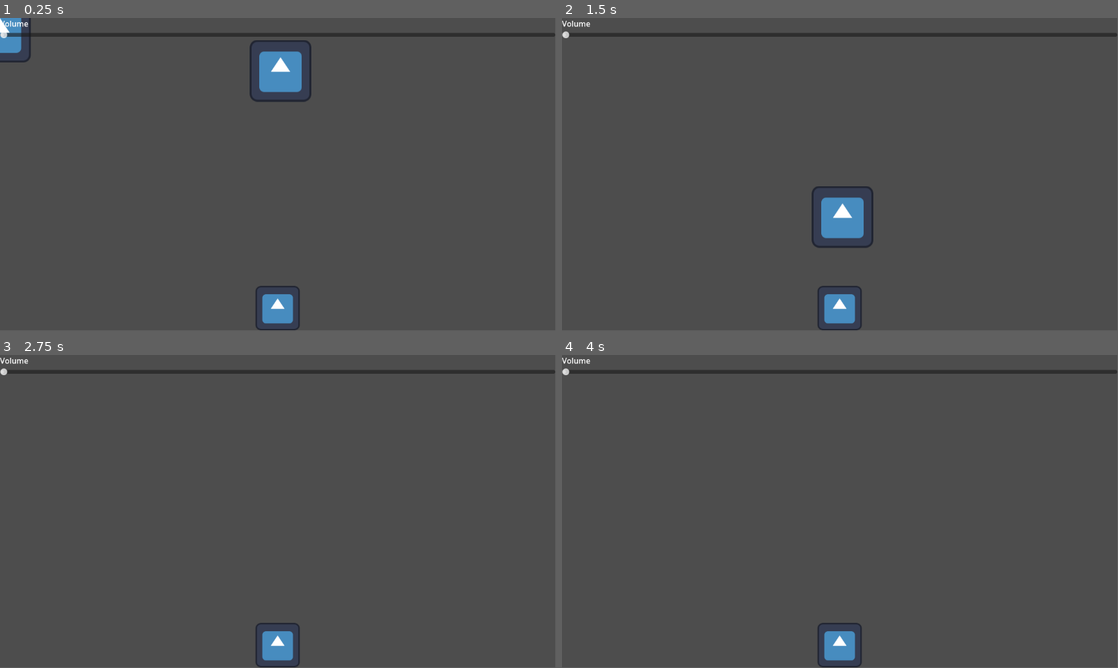
Above: before the commit, frames 1-4 (two rows, left to right).
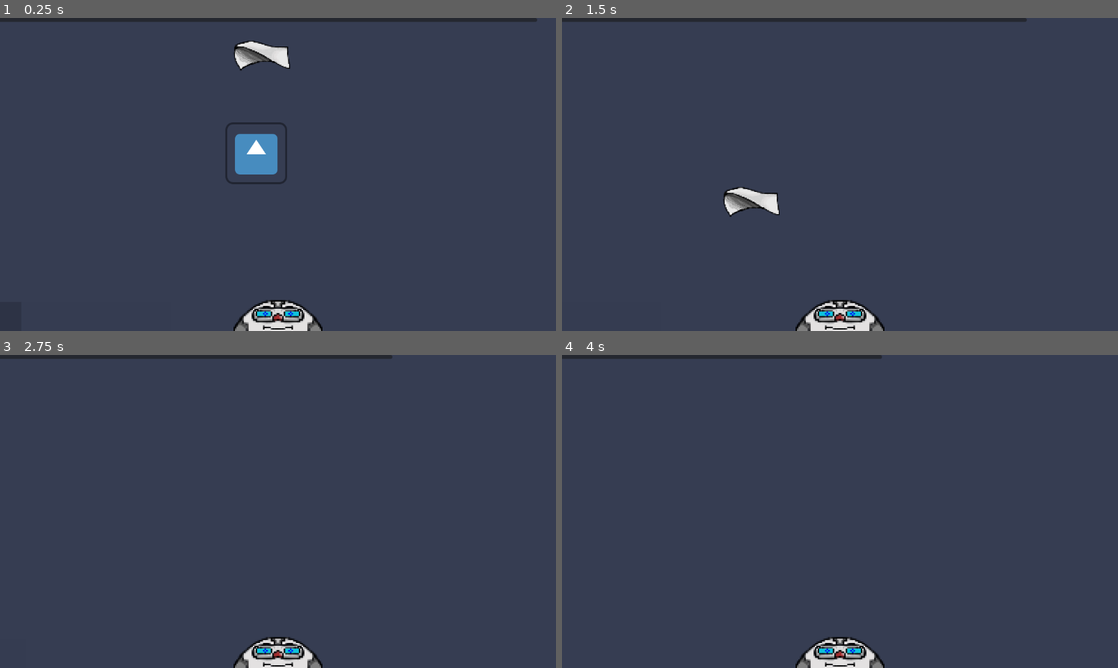
Above: after the commit, the same moments.

Repository: PegAMop/Delivery
Game: Godot game, scene res://main.tscn
Two runs of this game, one before a commit and one after it. Both use one fixed random seed, a clock stepped at 60 frames per second and the inputs below. The engine's default icon, where the game draws it, is replaced by a stand-in: a white triangle on a blue panel in a dark square.
Inputs (mouse positions are in pixels of both pictures, inside the frame that each line leads up to):
- Up to frame 1 (0.25 s): no input
- Up to frame 2 (1.5 s): move the mouse to (962, 158) at 0.52 s; press the mouse at (962, 158) at 0.53 s; move the mouse to (728, 190) at 1.27 s; release the mouse at (728, 190) at 1.28 s; click (728, 190) at 1.35 s
- Up to frame 3 (2.75 s): move the mouse to (333, 442) at 2.02 s; press the mouse at (333, 442) at 2.03 s
- Up to frame 4 (4 s): tap Enter at 2.75 s; move the mouse to (812, 574) at 2.77 s; release the mouse at (812, 574) at 2.78 s; click (812, 574) at 2.85 s; tap Space at 3.5 s; move the mouse to (1006, 558) at 3.52 s; press the mouse at (1006, 558) at 3.53 s
In our replay, the window is 799x449 before the commit and 800x450 after it. These sizes can differ from the game's own. Grey fills any space a smaller window leaves; there, only what the larger window draws over its background counts as a difference.

The runs differ from the first frame. In frame 1, 7.3% of the frame differs, in the area x 0-100%, y 0-100%; in frame 2, 5.4%; in frame 3, 3.4%; in frame 4, 3.3%.

Commit message:
Add files via upload

Diff:
--- a/Scenes/LaserCannon.gd
+++ b/Scenes/LaserCannon.gd
@@ -1,13 +1,13 @@
 extends TextureRect
 
-var hit_thrust: Vector2 = Vector2(1000, 0)
+var hit_thrust: Vector2 = Vector2(1500, 0)
 var hit_torque: int = 25000
 
 func _input(input: InputEvent) -> void:
 	if input.is_action_pressed("leftclick"):
 		var space_state = get_world_2d().direct_space_state
 		var g_mouse_position = get_global_mouse_position()
-		var raycast_query = PhysicsRayQueryParameters2D.create(global_position, g_mouse_position)
+		var raycast_query = PhysicsRayQueryParameters2D.create(global_position+size, g_mouse_position)
 		var raycast_result = space_state.intersect_ray(raycast_query)
 
 		if raycast_result:
@@ -21,9 +21,9 @@
 		else:
 			$Laser.global_position = g_mouse_position
 
-		var middle_position: Vector2 = global_position+(size/2)
+		var middle_position: Vector2 = global_position+size
 		$Laser.rotation = $Laser.global_position.angle_to_point(middle_position) - (PI/2)
-		$Laser.size.y = $Laser.global_position.distance_to(middle_position)
+		$Laser.size.y = $Laser.global_position.distance_to(middle_position)/2
 
 		$Laser.visible = true
 		$Laser/Timer.start()
--- a/Scenes/LaserCannon.tscn
+++ b/Scenes/LaserCannon.tscn
@@ -1,7 +1,7 @@
 [gd_scene load_steps=4 format=3 uid="uid://c51m5eud5bw5i"]
 
-[ext_resource type="Texture2D" uid="uid://cbnctoj3op4ob" path="res://icon.svg" id="1_ttj7r"]
-[ext_resource type="Script" uid="uid://b80anfk1lkigw" path="res://LaserCannon.gd" id="2_vnmmp"]
+[ext_resource type="Texture2D" uid="uid://cd62t1s0kk1t7" path="res://Assets/Sprites/Robot_neutral.png" id="1_62njn"]
+[ext_resource type="Script" uid="uid://c6o4yad5mq5hk" path="res://Scenes/LaserCannon.gd" id="2_vnmmp"]
 
 [sub_resource type="CircleShape2D" id="CircleShape2D_vnmmp"]
 
@@ -16,7 +16,7 @@
 offset_right = 46.0
 grow_horizontal = 2
 grow_vertical = 0
-texture = ExtResource("1_ttj7r")
+texture = ExtResource("1_62njn")
 expand_mode = 1
 script = ExtResource("2_vnmmp")
 
--- a/Scenes/node_2d.tscn
+++ b/Scenes/node_2d.tscn
@@ -1,7 +1,7 @@
 [gd_scene load_steps=4 format=3 uid="uid://ddbgahspl00oi"]
 
-[ext_resource type="Script" uid="uid://bkaoauj3ci12u" path="res://rigid_body_2d.gd" id="1_0e48y"]
-[ext_resource type="Texture2D" uid="uid://p2v0u23w6d73" path="res://icon.svg" id="2_epypp"]
+[ext_resource type="Script" uid="uid://cndvb6x728277" path="res://Scenes/rigid_body_2d.gd" id="1_0e48y"]
+[ext_resource type="Texture2D" uid="uid://dnumjyq877c8" path="res://icon.svg" id="2_epypp"]
 
 [sub_resource type="RectangleShape2D" id="RectangleShape2D_0e48y"]
 size = Vector2(128, 128)
--- a/Scenes/rigid_body_2d.gd
+++ b/Scenes/rigid_body_2d.gd
@@ -12,6 +12,6 @@
 		gravity_scale = -position.y/2000
 
 # Called every frame. 'delta' is the elapsed time since the previous frame.
-func _process(delta: float) -> void:
+func _process(_delta: float) -> void:
 	if position.x < -50:
 		queue_free()
--- a/Scenes/settings.gd
+++ b/Scenes/settings.gd
@@ -1,15 +1,4 @@
 extends Control
-
-
-# Called when the node enters the scene tree for the first time.
-func _ready() -> void:
-	pass # Replace with function body.
-
-
-# Called every frame. 'delta' is the elapsed time since the previous frame.
-func _process(delta: float) -> void:
-	pass
-
 
 func _on_volume_value_changed(value: float) -> void:
 	AudioServer.set_bus_volume_db(0,value)
--- a/Scenes/settings.tscn
+++ b/Scenes/settings.tscn
@@ -1,6 +1,6 @@
 [gd_scene load_steps=2 format=3 uid="uid://dijue1qgbgnn3"]
 
-[ext_resource type="Script" path="res://settings.gd" id="1_fpkmy"]
+[ext_resource type="Script" uid="uid://rjp4dj8nscre" path="res://Scenes/settings.gd" id="1_fpkmy"]
 
 [node name="Settings" type="Control"]
 layout_mode = 3
--- /dev/null
+++ b/camera_2d.gd
@@ -0,0 +1,12 @@
+extends Camera2D
+
+@export var target: Node
+@export var scroll_speed: int
+var offset_speed = 0
+
+func _physics_process(_delta: float) -> void:
+	if position.x < target.position.x:
+		offset_speed = int(abs(position.x-target.position.x))%10
+	elif offset_speed > 0:
+		offset_speed -=1
+	position.x += scroll_speed + offset_speed
--- a/main.tscn
+++ b/main.tscn
@@ -1,17 +1,13 @@
-[gd_scene load_steps=6 format=3 uid="uid://u1kubdmwrssp"]
+[gd_scene load_steps=7 format=3 uid="uid://u1kubdmwrssp"]
 
 [ext_resource type="PackedScene" uid="uid://c51m5eud5bw5i" path="res://Scenes/LaserCannon.tscn" id="1_ig7tw"]
 [ext_resource type="Texture2D" uid="uid://dnumjyq877c8" path="res://icon.svg" id="2_0xm2m"]
+[ext_resource type="Texture2D" uid="uid://wswgco22cqib" path="res://Assets/Sprites/paper.png" id="3_7mycd"]
 [ext_resource type="PackedScene" uid="uid://ddbgahspl00oi" path="res://Scenes/node_2d.tscn" id="3_h2yge"]
 [ext_resource type="PackedScene" uid="uid://dijue1qgbgnn3" path="res://Scenes/settings.tscn" id="4_1bvp3"]
-
-[sub_resource type="RectangleShape2D" id="RectangleShape2D_h2yge"]
+[ext_resource type="Script" uid="uid://cpjfr0ngwlec3" path="res://camera_2d.gd" id="4_lquwl"]
 
 [node name="Main" type="Node"]
-
-[node name="CanvasLayer" type="CanvasLayer" parent="."]
-
-[node name="LaserCannon" parent="CanvasLayer" instance=ExtResource("1_ig7tw")]
 
 [node name="Bird" parent="." instance=ExtResource("3_h2yge")]
 
@@ -19,12 +15,41 @@
 
 [node name="Hit" type="RigidBody2D" parent="."]
 position = Vector2(582, 101)
-mass = 0.05
+mass = 0.075
 gravity_scale = 0.3
+center_of_mass_mode = 1
+center_of_mass = Vector2(50, 0)
 
 [node name="Sprite2D" type="Sprite2D" parent="Hit"]
+scale = Vector2(2, 2)
+texture = ExtResource("3_7mycd")
+
+[node name="CollisionPolygon2D" type="CollisionPolygon2D" parent="Hit"]
+position = Vector2(-44, 27)
+polygon = PackedVector2Array(0, 0, -13, -24, -11, -47, 20, -58, 66, -47, 96, -46, 101, -3, 93, -3, 62, -17, 36, -16)
+
+[node name="Camera2D" type="Camera2D" parent="." node_paths=PackedStringArray("target")]
+position = Vector2(579, 355)
+script = ExtResource("4_lquwl")
+target = NodePath("../Hit")
+scroll_speed = 2
+
+[node name="LaserCannon" parent="Camera2D" instance=ExtResource("1_ig7tw")]
+anchors_preset = 0
+anchor_left = 0.0
+anchor_top = 0.0
+anchor_right = 0.0
+anchor_bottom = 0.0
+offset_left = -92.0
+offset_top = 140.0
+offset_right = 0.0
+offset_bottom = 232.0
+grow_horizontal = 1
+grow_vertical = 1
+scale = Vector2(2, 2)
+
+[node name="Icon" type="Sprite2D" parent="."]
+z_index = -2
+position = Vector2(16531.305, -3094.5435)
+scale = Vector2(-310.34915, -64.03145)
 texture = ExtResource("2_0xm2m")
-
-[node name="CollisionShape2D" type="CollisionShape2D" parent="Hit"]
-scale = Vector2(6.279998, 6.279998)
-shape = SubResource("RectangleShape2D_h2yge")
--- a/project.godot
+++ b/project.godot
@@ -18,6 +18,7 @@
 [display]
 
 window/size/mode=3
+window/stretch/mode="viewport"
 
 [input]
 
@@ -26,3 +27,7 @@
 "events": [Object(InputEventMouseButton,"resource_local_to_scene":false,"resource_name":"","device":-1,"window_id":0,"a …(253 unchanged characters)…
 ]
 }
+
+[rendering]
+
+textures/canvas_textures/default_texture_filter=0
Not shown, added: Assets/Sprites/Robot_neutral.png.import
Not shown, added: Assets/Sprites/paper.png.import
Not shown, added: camera_2d.gd.uid
